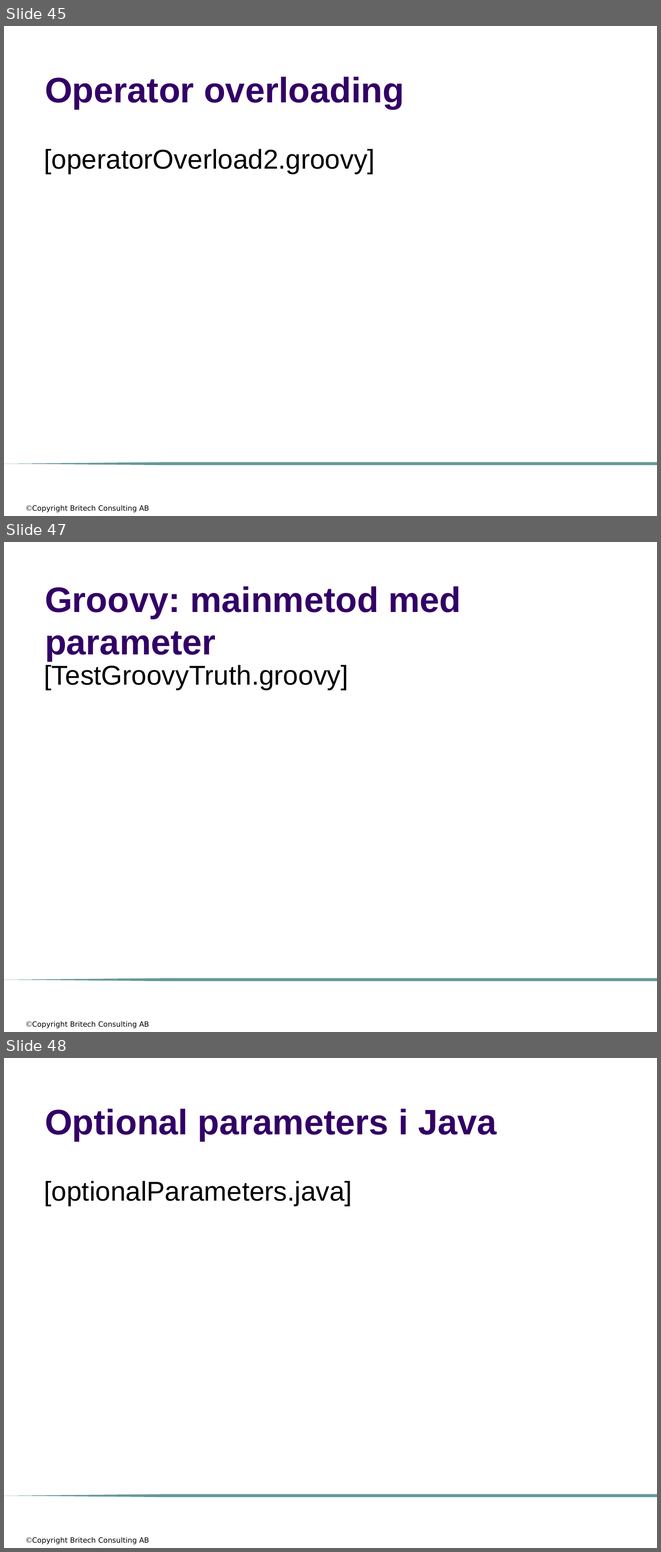
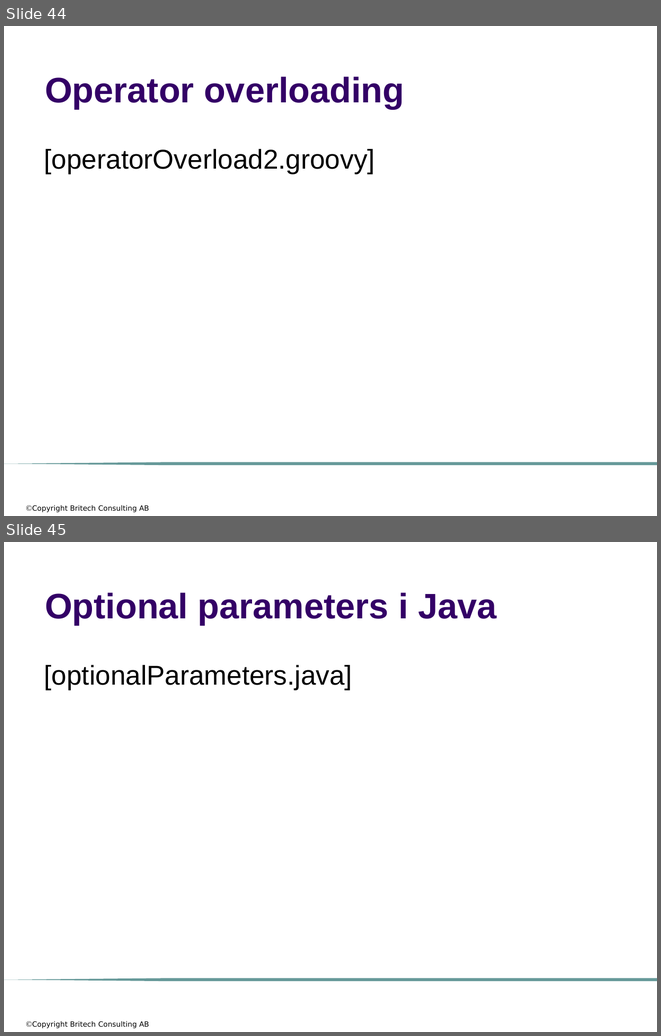
Before and after one commit to me97esn/groovyseminarium, a slide deck: groovyseminarie/dokument/groovyseminarium_source_w_logo.pptx. Shown one above the other, each under a label of ours: slides 45, 47 and 48 before the commit, slides 44 and 45 after it; the slides between them are not shown. The pictures are 661x1552 and 661x1036 pixels, drawn with LibreOffice and Linux fonts; fonts in the diff are those of the drawing; background and template pictures are left out. Boxes give left, top, right and bottom in pixels: in the first picture for what was removed or moved away, otherwise in the second. Text is boxed around its words. In the diff, an @@ line names an element or a change of style, - is before the commit and + after.

```diff
--- a/groovyseminarie/dokument/groovyseminarium_source_w_logo.pptx
+++ b/groovyseminarie/dokument/groovyseminarium_source_w_logo.pptx
@@ slide 47 removed at (4, 542, 657, 1032), background #FFFFFF; not listed: 2 template elements that a slide beside it also shows @@
@@ title removed at (45, 586, 461, 661) @@
-Groovy: mainmetod med parameter
@@ text removed at (44, 664, 348, 690) @@
-[TestGroovyTruth.groovy]
@@ what was slide 45 is now slide 44 @@
@@ what was slide 48 is now slide 45 @@
```
Also in this commit, not shown: 1 slide changed, 3 other slides removed, 6 other files.
